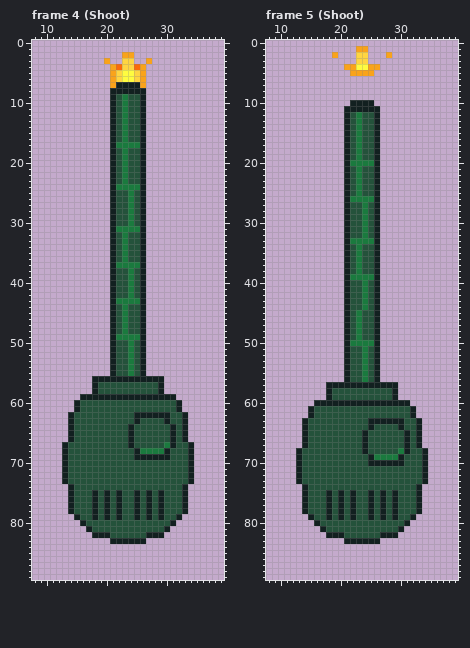
A pixel-art file gets an edit: Code/Sprites/Aesprite/Tank/GunGreen.aseprite. This is how it looked before the edit.
48x92 pixels, 8 frames. Shown: frame 4 (Shoot): x 8..39, y 0..89; frame 5 (Shoot): x 8..39, y 0..89. The commit also changed other frames, which this record leaves out.
Once edited:
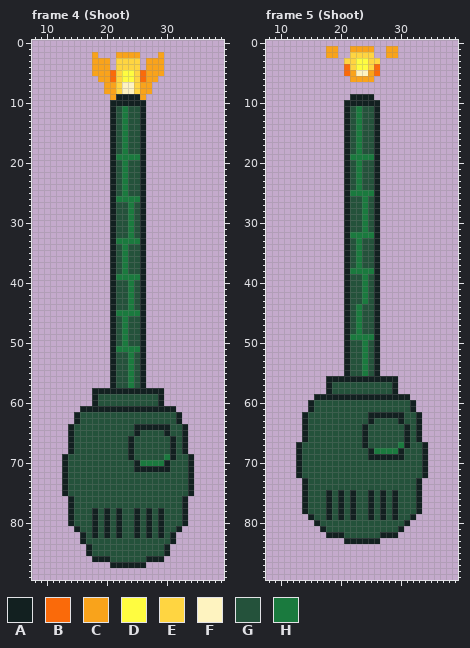
Palette (. is transparent): A #122020  B #fa6a0a  C #f9a31b  D #fffc40  E #ffd541  F #fef3c0  G #24523b  H #1a7a3e
From old to new:
--- frame 4 (Shoot)
@@ x 16..31 @@
  1 ................
- 2 .......CC.......
- 3 ....C..EE..C....
- 4 .....CBEEBC.....
- 5 .....CEDDEC.....
- 6 .....CEDDEC.....
- 7 .....CAAAAC.....
- 8 .....AAAAAA.....
- 9 .....AGHGGA.....
-10 .....AGHGGA.....
+ 2 ..C...CCCC...C..
+ 3 ..CCC.EEEE.CCC..
+ 4 ..CCC.EEEE.CCC..
+ 5 ..CCCBEDDEBCCC..
+ 6 ...CCBEDDEBCC...
+ 7 ....CCEFFECC....
+ 8 ....CCEFFECC....
+ 9 .....CAAAAC.....
+10 .....AAAAAA.....
 11 .....AGHGGA.....
@@ x 20..27 @@
 16 .AGHGGA.
-17 .AHHHHA.
+17 .AGHGGA.
 18 .AGHGGA.
-19 .AGHGGA.
+19 .AHHHHA.
 20 .AGHGGA.
@@ x 20..27 @@
 23 .AGHGGA.
-24 .AHHHHA.
-25 .AGGHGA.
-26 .AGGHGA.
+24 .AGHGGA.
+25 .AGHGGA.
+26 .AHHHHA.
 27 .AGGHGA.
@@ x 20..27 @@
 30 .AGGHGA.
-31 .AHHHHA.
-32 .AGHGGA.
-33 .AGHGGA.
+31 .AGGHGA.
+32 .AGGHGA.
+33 .AHHHHA.
 34 .AGHGGA.
@@ x 20..27 @@
 36 .AGHGGA.
-37 .AHHHHA.
-38 .AGGHGA.
-39 .AGGHGA.
+37 .AGHGGA.
+38 .AGHGGA.
+39 .AHHHHA.
 40 .AGGHGA.
@@ x 20..27 @@
 42 .AGGHGA.
-43 .AHHHHA.
-44 .AGHGGA.
-45 .AGHGGA.
+43 .AGGHGA.
+44 .AGGHGA.
+45 .AHHHHA.
 46 .AGHGGA.
@@ x 20..27 @@
 48 .AGHGGA.
-49 .AHHHHA.
-50 .AGGHGA.
-51 .AGGHGA.
+49 .AGHGGA.
+50 .AGHGGA.
+51 .AHHHHA.
 52 .AGGHGA.
@@ x 8..39 @@
 55 .............AGGHGA.............
-56 ..........AAAAAAAAAAAA..........
-57 ..........AGGGGGGGGGGA..........
-58 ..........AGGGGGGGGGGA..........
-59 ........AAAAAAAAAAAAAAAA........
-60 .......AGGGGGGGGGGGGGGGGA.......
-61 .......AGGGGGGGGGGGGGGGGA.......
-62 ......AGGGGGGGGGGAAAAAAGGA......
-63 ......AGGGGGGGGGGAGGGGAGGA......
-64 ......AGGGGGGGGGAGGGGGGAGA......
-65 ......AGGGGGGGGGAGGGGGGAGA......
+56 .............AGGHGA.............
+57 .............AGGHGA.............
+58 ..........AAAAAAAAAAAA..........
+59 ..........AGGGGGGGGGGA..........
+60 ..........AGGGGGGGGGGA..........
+61 ........AAAAAAAAAAAAAAAA........
+62 .......AGGGGGGGGGGGGGGGGA.......
+63 .......AGGGGGGGGGGGGGGGGA.......
+64 ......AGGGGGGGGGGAAAAAAGGA......
+65 ......AGGGGGGGGGGAGGGGAGGA......
 66 ......AGGGGGGGGGAGGGGGGAGA......
-67 .....AGGGGGGGGGGAGGGGGHAGGA.....
-68 .....AGGGGGGGGGGGAHHHHAGGGA.....
-69 .....AGGGGGGGGGGGAAAAAAGGGA.....
-70 .....AGGGGGGGGGGGGGGGGGGGGA.....
-71 .....AGGGGGGGGGGGGGGGGGGGGA.....
+67 ......AGGGGGGGGGAGGGGGGAGA......
+68 ......AGGGGGGGGGAGGGGGGAGA......
+69 .....AGGGGGGGGGGAGGGGGHAGGA.....
+70 .....AGGGGGGGGGGGAHHHHAGGGA.....
+71 .....AGGGGGGGGGGGAAAAAAGGGA.....
 72 .....AGGGGGGGGGGGGGGGGGGGGA.....
 73 .....AGGGGGGGGGGGGGGGGGGGGA.....
-74 ......AGGGGGGGGGGGGGGGGGGA......
-75 ......AGGGAGAGAGGAGAGAGGGA......
-76 ......AGGGAGAGAGGAGAGAGGGA......
-77 ......AGGGAGAGAGGAGAGAGGGA......
+74 .....AGGGGGGGGGGGGGGGGGGGGA.....
+75 .....AGGGGGGGGGGGGGGGGGGGGA.....
+76 ......AGGGGGGGGGGGGGGGGGGA......
+77 ......AGGGGGGGGGGGGGGGGGGA......
 78 ......AGGGAGAGAGGAGAGAGGGA......
-79 .......AGGAGAGAGGAGAGAGGA.......
-80 ........AGGGGGGGGGGGGGGA........
-81 .........AGGGGGGGGGGGGA.........
-82 ..........AAAGGGGGGAAA..........
-83 .............AAAAAA.............
-84 ................................
-85 ................................
-86 ................................
-87 ................................
+79 ......AGGGAGAGAGGAGAGAGGGA......
+80 ......AGGGAGAGAGGAGAGAGGGA......
+81 .......AGGAGAGAGGAGAGAGGA.......
+82 ........AGAGAGAGGAGAGAGA........
+83 ........AGGGGGGGGGGGGGGA........
+84 .........AGGGGGGGGGGGGA.........
+85 .........AGGGGGGGGGGGGA.........
+86 ..........AAAGGGGGGAAA..........
+87 .............AAAAAA.............
 88 ................................
--- frame 5 (Shoot)
@@ x 16..31 @@
  0 ................
- 1 .......CC.......
- 2 ...C...EE...C...
- 3 .......EE.......
- 4 .....CCDDCC.....
- 5 ......CCCC......
- 6 ................
+ 1 ..CC..CCCC..CC..
+ 2 ..CC..EEEE..CC..
+ 3 .....EEDDEE.....
+ 4 .....BEDDEB.....
+ 5 .....BCFFCB.....
+ 6 ......CCCC......
  7 ................
  8 ................
- 9 ................
-10 ......AAAA......
-11 .....AAAAAA.....
+ 9 ......AAAA......
+10 .....AAAAAA.....
+11 .....AGHGGA.....
 12 .....AGHGGA.....
@@ x 20..27 @@
 18 .AGHGGA.
-19 .AGHGGA.
-20 .AHHHHA.
+19 .AHHHHA.
+20 .AGHGGA.
 21 .AGHGGA.
@@ x 20..27 @@
 24 .AGHGGA.
-25 .AGHGGA.
-26 .AHHHHA.
+25 .AHHHHA.
+26 .AGGHGA.
 27 .AGGHGA.
@@ x 20..27 @@
 31 .AGGHGA.
-32 .AGGHGA.
-33 .AHHHHA.
+32 .AHHHHA.
+33 .AGHGGA.
 34 .AGHGGA.
@@ x 20..27 @@
 37 .AGHGGA.
-38 .AGHGGA.
-39 .AHHHHA.
+38 .AHHHHA.
+39 .AGGHGA.
 40 .AGGHGA.
@@ x 21..26 @@
 43 AGGHGA
-44 AGGHGA
+44 AGHGGA
 45 AGHGGA
@@ x 20..27 @@
 48 .AGHGGA.
-49 .AGHGGA.
-50 .AHHHHA.
+49 .AHHHHA.
+50 .AGGHGA.
 51 .AGGHGA.
@@ x 8..39 @@
 55 .............AGGHGA.............
-56 .............AGGHGA.............
-57 ..........AAAAAAAAAAAA..........
+56 ..........AAAAAAAAAAAA..........
+57 ..........AGGGGGGGGGGA..........
 58 ..........AGGGGGGGGGGA..........
-59 ..........AGGGGGGGGGGA..........
-60 ........AAAAAAAAAAAAAAAA........
+59 ........AAAAAAAAAAAAAAAA........
+60 .......AGGGGGGGGGGGGGGGGA.......
 61 .......AGGGGGGGGGGGGGGGGA.......
-62 .......AGGGGGGGGGGGGGGGGA.......
-63 ......AGGGGGGGGGGAAAAAAGGA......
-64 ......AGGGGGGGGGGAGGGGAGGA......
+62 ......AGGGGGGGGGGAAAAAAGGA......
+63 ......AGGGGGGGGGGAGGGGAGGA......
+64 ......AGGGGGGGGGAGGGGGGAGA......
 65 ......AGGGGGGGGGAGGGGGGAGA......
 66 ......AGGGGGGGGGAGGGGGGAGA......
-67 ......AGGGGGGGGGAGGGGGGAGA......
-68 .....AGGGGGGGGGGAGGGGGHAGGA.....
-69 .....AGGGGGGGGGGGAHHHHAGGGA.....
-70 .....AGGGGGGGGGGGAAAAAAGGGA.....
+67 .....AGGGGGGGGGGAGGGGGHAGGA.....
+68 .....AGGGGGGGGGGGAHHHHAGGGA.....
+69 .....AGGGGGGGGGGGAAAAAAGGGA.....
+70 .....AGGGGGGGGGGGGGGGGGGGGA.....
 71 .....AGGGGGGGGGGGGGGGGGGGGA.....
 72 .....AGGGGGGGGGGGGGGGGGGGGA.....
-73 .....AGGGGGGGGGGGGGGGGGGGGA.....
+73 ......AGGGGGGGGGGGGGGGGGGA......
 74 ......AGGGGGGGGGGGGGGGGGGA......
